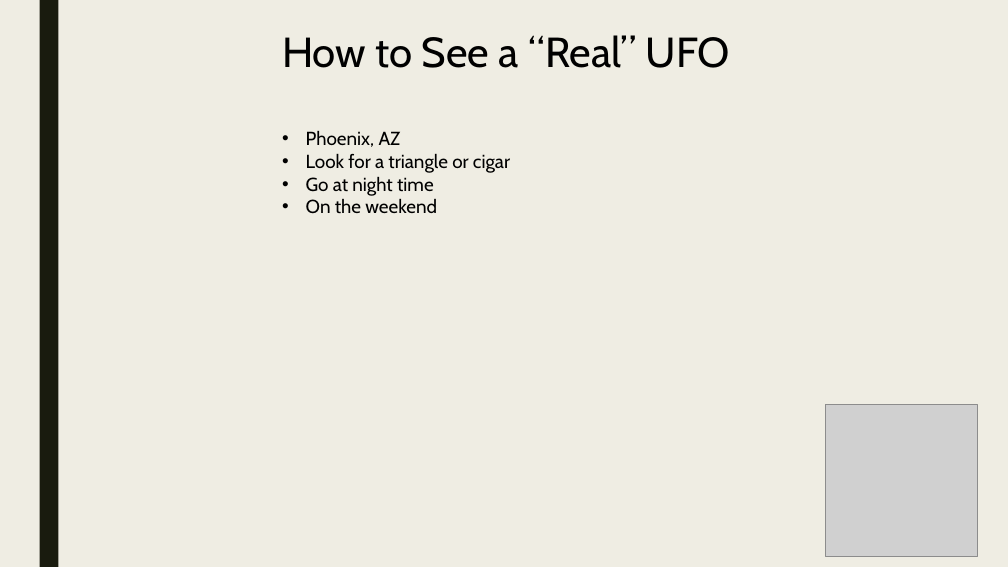
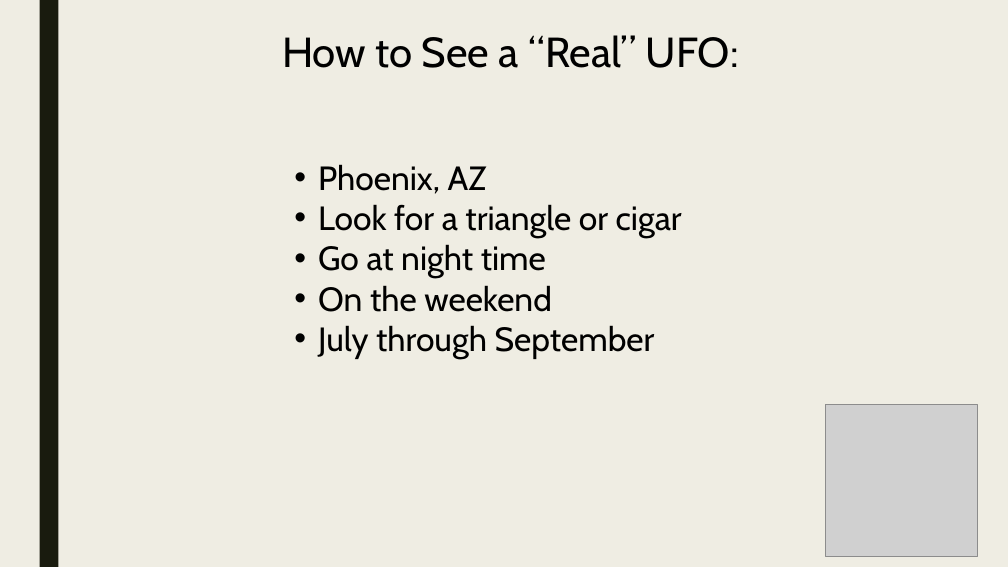
Before and after one commit to Preetikasri/UFO-Sightings-Analysis, a slide deck: slide 24 of ufo_presentation_v3.pptx. Drawn at 1008x567 pixels with LibreOffice and Linux fonts; fonts in the diff are those of the drawing; grey boxes stand for pictures. Boxes give left, top, right and bottom in pixels: in the first picture for what was removed or moved away, otherwise in the second. Text is boxed around its words. In the diff, an @@ line names an element or a change of style, - is before the commit and + after.

```diff
--- a/ufo_presentation_v3.pptx
+++ b/ufo_presentation_v3.pptx
@@ text at [282, 35, 739, 68]: text changed @@
-How to See a “Real” UFO
+How to See a “Real” UFO:
@@ text "Phoenix, AZ": place and size @@
-text "Phoenix, AZ" at [306, 130, 510, 214]
+text "Phoenix, AZ" at [318, 164, 682, 359]
@@ text at [318, 164, 682, 312]: size 18 to 32 pt in "Phoenix, AZ", "Look for a triangle or cigar", "Go at night time", "On the weekend" @@
@@ text at [318, 325, 655, 359]: paragraph added @@
+• July through September
```
Also in this commit, not shown: 7 other slides changed.
